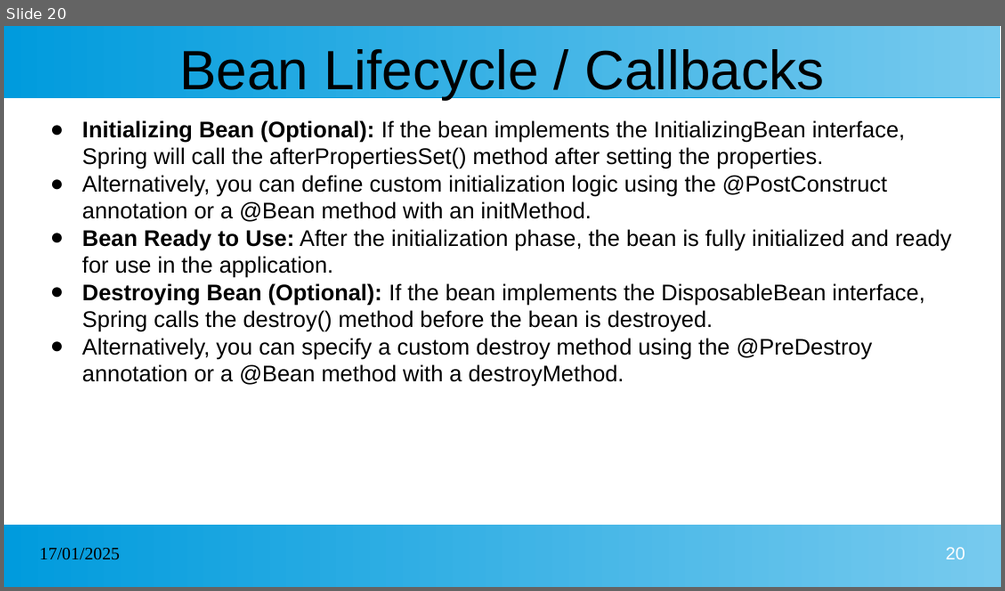
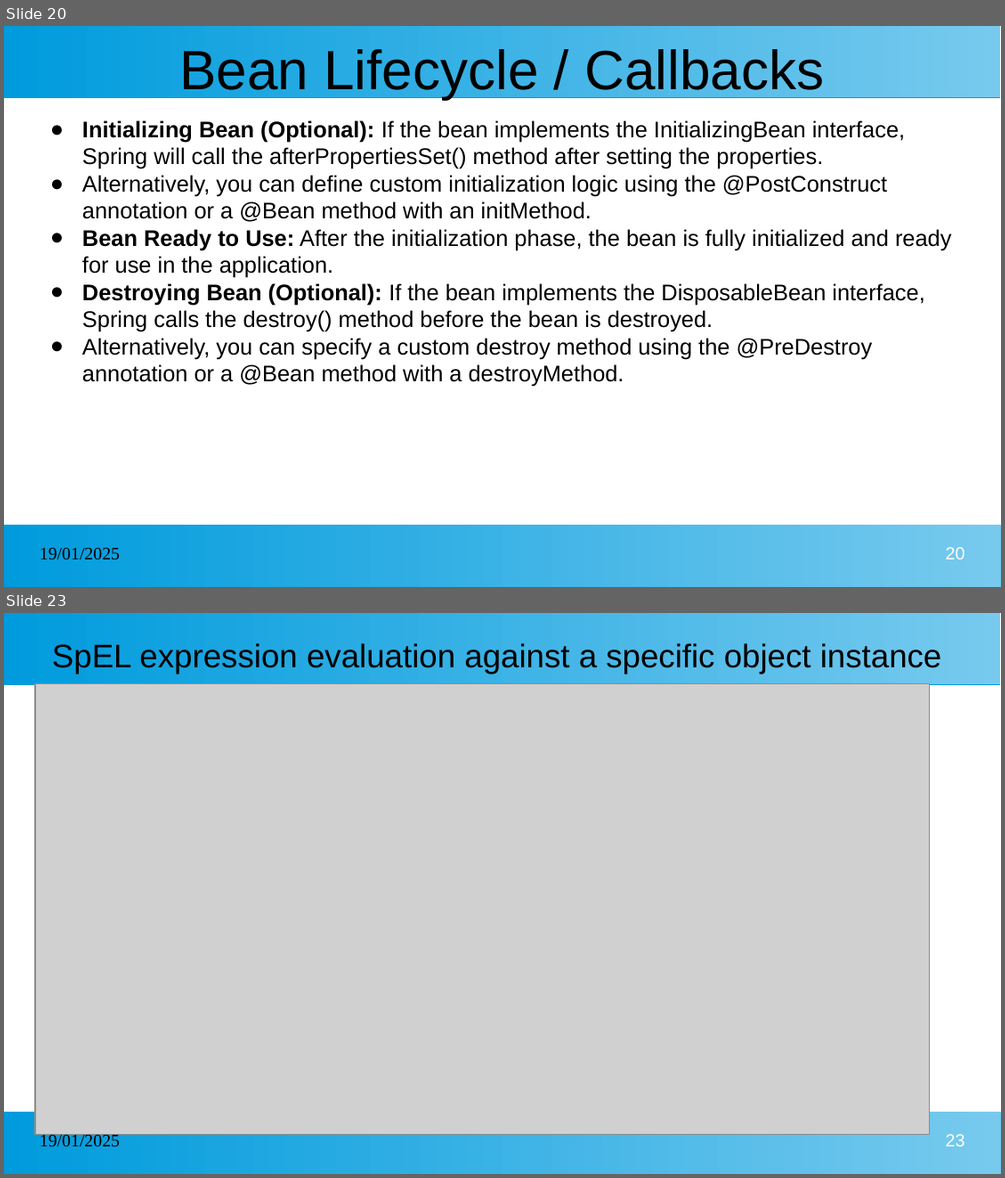
Before and after one commit to kcharankumar/MLA_Java_Arya, a slide deck: Spring.pptx. Shown one above the other, each under a label of ours: slide 20 before the commit, slides 20 and 23 after it; the slides between them are not shown. The pictures are 1005x591 and 1005x1178 pixels, drawn with LibreOffice and Linux fonts; fonts in the diff are those of the drawing; grey boxes stand for pictures. Boxes give left, top, right and bottom in pixels: in the first picture for what was removed or moved away, otherwise in the second. Text is boxed around its words. In the diff, an @@ line names an element or a change of style, - is before the commit and + after.

```diff
--- a/Spring.pptx
+++ b/Spring.pptx
@@ slide 23 added at bbox=[4, 613, 1001, 1174], background #FFFFFF; not listed: 2 template elements that a slide beside it also shows @@
@@ title added at bbox=[52, 643, 942, 674], 26 pt, text #000000 @@
+SpEL expression evaluation against a specific object instance
@@ picture added at bbox=[35, 684, 930, 1135] @@
@@ text added at bbox=[40, 1133, 120, 1147], 14 pt, text #000000 @@
+19/01/2025
@@ page number added at bbox=[946, 1134, 965, 1146], 14 pt, text #FFFFFF @@
+23
@@ slide 20 changed as well @@
@@ text at bbox=[40, 548, 120, 560]: text changed @@
-17/01/2025
+19/01/2025
```
Also in this commit, not shown: 19 other slides changed, 44 other slides added.
